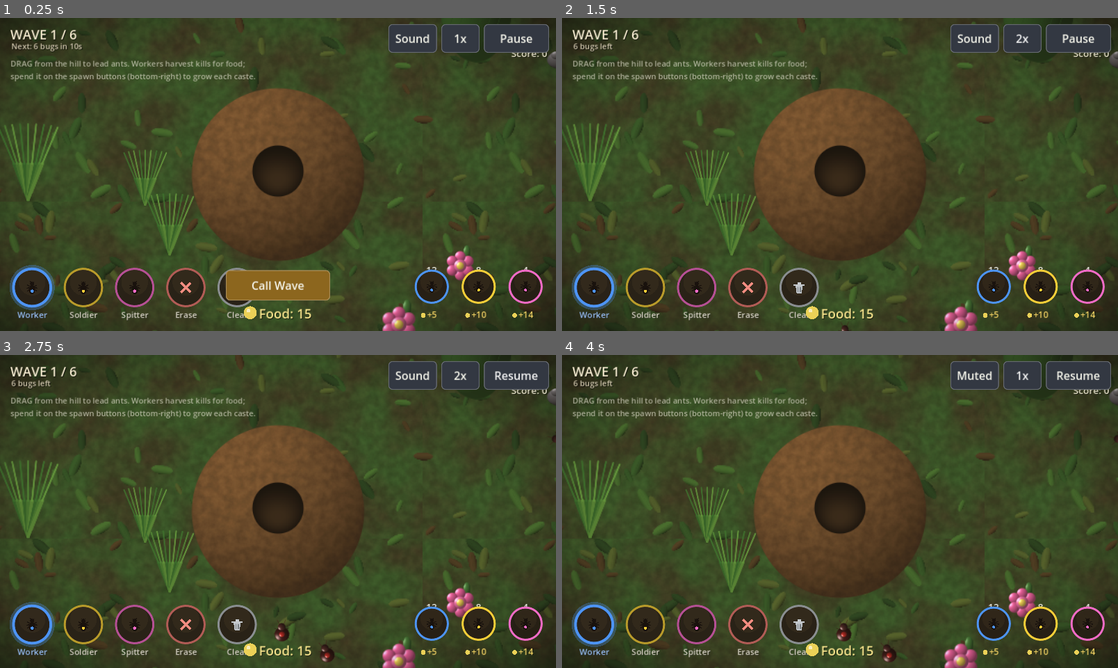
Above: before the commit, frames 1-4 (two rows, left to right).
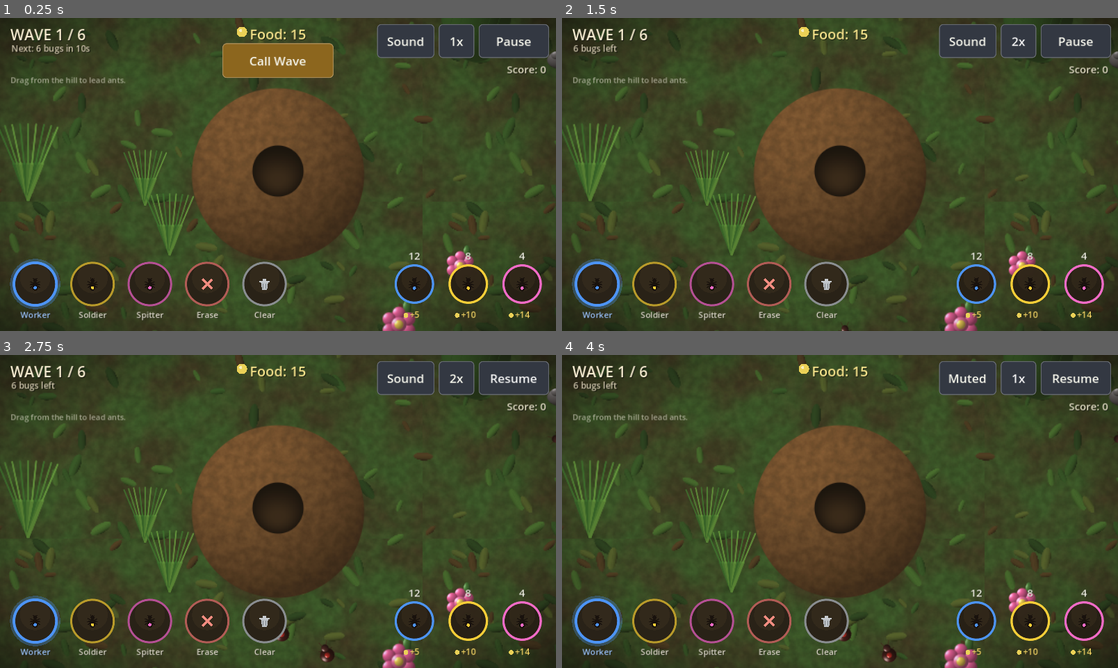
Above: after the commit, the same moments.

Repository: getarsenal/colony-commander
Game: Godot game, scene res://scenes/Main.tscn
Same seed, same stepped clock (60 frames per second), same inputs: the game is played once before the commit and once after it.
Inputs:
- Up to frame 1 (0.25 s): no input
- Up to frame 2 (1.5 s): click "Call Wave" at 0.5 s; click "1x" at 1.25 s
- Up to frame 3 (2.75 s): click "Pause" at 2 s
- Up to frame 4 (4 s): click "Sound" at 2.75 s; click "2x" at 3.5 s

The runs differ from the first frame. In frame 1, 13% of the frame differs, in the area x 1-99%, y 2-97%; in frame 2, 9.8%; in frame 3, 9.8%; in frame 4, 9.8%.

Commit message:
Fix spitter stall + rework HUD layout (no overlaps, bigger)
- Spitter freeze: ranged hits no longer pin enemies (take_damage(amount, melee).
  Only melee (soldiers) stops a bug in place; spitter fire softens advancing
  bugs without freezing them mid-field, so spitter columns stop jamming.
- HUD: moved resources/info to the top (Food top-centre, Score under the
  top-right buttons, Call-Wave top-centre) and kept only the caste (bottom-left)
  and spawn (bottom-right) panels at the bottom — fixes Score/button overlap and
  the bottom-centre crowding at both 16:9 and 4:3.
- Bigger controls: larger top buttons + caste/spawn buttons.
- Dropped the per-delivery "+food" toast (counter suffices) to stop toast spam.
- Shortened the onboarding hint.

Verified clean at 844x390 and 1024x768 via xvfb renders. Parses clean; smoke
clean; web exported.

https://claude.ai/code/session_011hkUGhTeefueTvzyEjhAPX

Diff:
--- a/scenes/main.gd
+++ b/scenes/main.gd
@@ -126,10 +126,10 @@
 	layer.layer = 4
 	add_child(layer)
 	_hint = Label.new()
-	_hint.position = Vector2(24, 92)
+	_hint.position = Vector2(24, 130)
 	_hint.add_theme_font_size_override("font_size", 18)
-	_hint.add_theme_color_override("font_color", Color(0.86, 0.85, 0.78, 0.7))
-	_hint.text = "DRAG from the hill to lead ants. Workers harvest kills for food;\nspend it on the spawn buttons (bottom-right) to grow each caste."
+	_hint.add_theme_color_override("font_color", Color(0.86, 0.85, 0.78, 0.65))
+	_hint.text = "Drag from the hill to lead ants."
 	layer.add_child(_hint)
 
 func _process(_delta: float) -> void:
--- a/sim/ant.gd
+++ b/sim/ant.gd
@@ -304,8 +304,7 @@
 func _arrive_home() -> void:
 	if carrying and colony != null:
 		colony.add_food(carry_value)
-		if colony.fx != null:
-			colony.fx.popup(colony.hill_pos + Vector2(0, -30), "+%d" % carry_value, Color(0.95, 0.85, 0.35))
+		# (no per-delivery toast — the Food counter shows income; avoids toast spam)
 		carrying = false
 		carry_value = 0
 	if colony != null:
--- a/sim/enemy.gd
+++ b/sim/enemy.gd
@@ -124,12 +124,13 @@
 	position += to_hill / d * speed * delta
 	rotation = to_hill.angle()
 
-func take_damage(amount: float) -> void:
+func take_damage(amount: float, melee := true) -> void:
 	if state == State.IDLE:
 		return
 	hp -= amount
 	_hit_flash = 0.12
-	_dmg_timer = 0.0   # being hurt -> stop and fight back
+	if melee:
+		_dmg_timer = 0.0   # only a melee blocker pins a bug; ranged fire doesn't stall it
 	if hp <= 0.0:
 		_die()
 
--- a/sim/projectile.gd
+++ b/sim/projectile.gd
@@ -51,7 +51,7 @@
 		return
 	if is_instance_valid(_target) and _target.is_alive() \
 			and position.distance_to(_target.position) <= HIT_RADIUS:
-		_target.take_damage(DAMAGE)
+		_target.take_damage(DAMAGE, false)  # ranged: damages but doesn't pin the bug
 		if director != null:
 			director.splash(position)
 		_despawn()
--- a/ui/caste_button.gd
+++ b/ui/caste_button.gd
@@ -8,9 +8,9 @@
 
 enum Kind { CASTE, ERASE, CLEAR }
 
-const W := 104.0
-const HT := 128.0
-const RAD := 44.0
+const W := 118.0
+const HT := 142.0
+const RAD := 50.0
 
 var kind: int = Kind.CASTE
 var caste_type: int = 0
--- a/ui/hud.gd
+++ b/ui/hud.gd
@@ -34,16 +34,16 @@
 	_topbar.mouse_filter = Control.MOUSE_FILTER_IGNORE
 	add_child(_topbar)
 
-	_call_btn = _make_button("Call Wave", Color(0.55, 0.40, 0.12), Vector2(240, 70))
+	_call_btn = _make_button("Call Wave", Color(0.55, 0.40, 0.12), Vector2(256, 80))
 	_call_btn.pressed.connect(_on_call)
 	add_child(_call_btn)
-	_speed_btn = _make_button("1x", Color(0.20, 0.22, 0.26), Vector2(88, 66))
+	_speed_btn = _make_button("1x", Color(0.20, 0.22, 0.26), Vector2(82, 78))
 	_speed_btn.pressed.connect(_on_speed)
 	add_child(_speed_btn)
-	_pause_btn = _make_button("Pause", Color(0.20, 0.22, 0.26), Vector2(150, 66))
+	_pause_btn = _make_button("Pause", Color(0.20, 0.22, 0.26), Vector2(162, 78))
 	_pause_btn.pressed.connect(_on_pause)
 	add_child(_pause_btn)
-	_mute_btn = _make_button("Sound", Color(0.20, 0.22, 0.26), Vector2(112, 66))
+	_mute_btn = _make_button("Sound", Color(0.20, 0.22, 0.26), Vector2(132, 78))
 	_mute_btn.pressed.connect(_on_mute)
 	add_child(_mute_btn)
 
@@ -68,7 +68,7 @@
 	_overlay_sub.add_theme_color_override("font_color", Color(0.85, 0.85, 0.8))
 	_overlay.add_child(_overlay_sub)
 
-	_restart_btn = _make_button("Restart Level", Color(0.30, 0.45, 0.30), Vector2(300, 78))
+	_restart_btn = _make_button("Restart Level", Color(0.30, 0.45, 0.30), Vector2(330, 88))
 	_restart_btn.pressed.connect(_on_restart)
 	_overlay.add_child(_restart_btn)
 
@@ -82,9 +82,9 @@
 	_speed_btn.position = Vector2(_pause_btn.position.x - _speed_btn.size.x - 10, 14)
 	_mute_btn.position = Vector2(_speed_btn.position.x - _mute_btn.size.x - 10, 14)
 
-	# Call Wave: only during prep, just above the food readout
+	# Call Wave: only during prep, centred near the top (below the Food readout)
 	_call_btn.visible = director.is_prep()
-	_call_btn.position = Vector2((vp.x - _call_btn.size.x) * 0.5, vp.y - 140)
+	_call_btn.position = Vector2((vp.x - _call_btn.size.x) * 0.5, 58)
 
 	# win/lose overlay
 	if director.is_victory() or director.is_defeat():
@@ -147,7 +147,7 @@
 	b.custom_minimum_size = min_size
 	b.size = min_size
 	b.focus_mode = Control.FOCUS_NONE
-	b.add_theme_font_size_override("font_size", 26)
+	b.add_theme_font_size_override("font_size", 28)
 	b.add_theme_color_override("font_color", Color(0.96, 0.96, 0.92))
 	var sb := StyleBoxFlat.new()
 	sb.bg_color = bg
--- a/ui/hud_topbar.gd
+++ b/ui/hud_topbar.gd
@@ -1,6 +1,6 @@
 ## Minimal corner HUD (modelled on the original's clean layout): wave info
-## top-left, score top-right, food bottom-centre. The hill's health shows as a
-## small red bar by the mound (drawn in the world), so the top stays clear.
+## top-left, food top-centre, score top-right (under the buttons). The hill's
+## health shows as a small red bar by the mound (drawn in the world).
 extends Control
 
 var colony = null
@@ -22,32 +22,32 @@
 	if colony == null or director == null:
 		return
 	var w := size.x
-	var h := size.y
 	var f := _font()
 
 	# --- wave (top-left) ---
 	if director.is_victory():
-		_text(f, Vector2(24, 18), "LEVEL CLEARED", 30, Color(0.6, 0.95, 0.6))
+		_text(f, Vector2(24, 16), "LEVEL CLEARED", 34, Color(0.6, 0.95, 0.6))
 	elif director.is_defeat():
-		_text(f, Vector2(24, 18), "HILL OVERRUN", 30, Color(0.95, 0.45, 0.4))
+		_text(f, Vector2(24, 16), "HILL OVERRUN", 34, Color(0.95, 0.45, 0.4))
 	else:
 		var shown = min(director.wave_index + 1, director.total_waves())
-		_text(f, Vector2(24, 16), "WAVE %d / %d" % [shown, director.total_waves()], 30, Color(0.97, 0.93, 0.82))
+		_text(f, Vector2(24, 14), "WAVE %d / %d" % [shown, director.total_waves()], 34, Color(0.97, 0.93, 0.82))
 		var sub := ""
 		if director.is_prep():
 			sub = "Next: %d bugs in %ds" % [director.incoming_preview(), int(ceil(director.prep_timer))]
 		else:
 			sub = "%d bugs left" % director.enemies_remaining()
-		_text(f, Vector2(26, 52), sub, 18, Color(0.82, 0.78, 0.68))
+		_text(f, Vector2(26, 56), sub, 20, Color(0.82, 0.78, 0.68))
 
-	# --- score (top-right, below the buttons) ---
-	var score: int = director.enemies_killed * 10
-	var score_str := "Score: %d" % score
-	var sw := f.get_string_size(score_str, HORIZONTAL_ALIGNMENT_LEFT, -1, 22).x
-	_text(f, Vector2(w - 20 - sw, 66), score_str, 22, Color(0.92, 0.90, 0.80))
+	# --- food (top-centre, with a pellet) ---
+	var fs := "Food: %d" % colony.food
+	var fw := f.get_string_size(fs, HORIZONTAL_ALIGNMENT_LEFT, -1, 32).x
+	var fcx := w * 0.5
+	draw_circle(Vector2(fcx - fw * 0.5 - 18, 32), 12, Color(0.92, 0.82, 0.34))
+	draw_circle(Vector2(fcx - fw * 0.5 - 21, 29), 3.5, Color(1, 1, 1, 0.6))
+	_text(f, Vector2(fcx - fw * 0.5, 14), fs, 32, Color(0.97, 0.90, 0.55))
 
-	# --- food (bottom-centre) ---
-	var fy := h - 62
-	draw_circle(Vector2(w * 0.5 - 64, fy + 20), 15, Color(0.92, 0.82, 0.34))
-	draw_circle(Vector2(w * 0.5 - 68, fy + 15), 4.5, Color(1, 1, 1, 0.6))
-	_text(f, Vector2(w * 0.5 - 44, fy), "Food: %d" % colony.food, 30, Color(0.97, 0.90, 0.55), HORIZONTAL_ALIGNMENT_LEFT)
+	# --- score (top-right, under the control buttons) ---
+	var ss := "Score: %d" % (director.enemies_killed * 10)
+	var sw := f.get_string_size(ss, HORIZONTAL_ALIGNMENT_LEFT, -1, 24).x
+	_text(f, Vector2(w - 22 - sw, 100), ss, 24, Color(0.90, 0.88, 0.78))
--- a/ui/spawn_button.gd
+++ b/ui/spawn_button.gd
@@ -6,9 +6,9 @@
 
 signal buy
 
-const W := 96.0
-const HT := 130.0
-const RAD := 38.0
+const W := 112.0
+const HT := 150.0
+const RAD := 44.0
 
 var caste_type: int = 0
 var accent := Color.WHITE
@@ -31,20 +31,20 @@
 func _draw() -> void:
 	var f := ThemeDB.fallback_font
 	var dim := 1.0 if affordable else 0.45
-	var c := Vector2(size.x * 0.5, 50.0)
+	var c := Vector2(size.x * 0.5, 64.0)
 
 	# count (top)
 	if f != null:
 		var cs := str(count)
-		var cw := f.get_string_size(cs, HORIZONTAL_ALIGNMENT_LEFT, -1, 22).x
-		draw_string(f, Vector2((size.x - cw) * 0.5 + 1, 21), cs, HORIZONTAL_ALIGNMENT_LEFT, -1, 22, Color(0, 0, 0, 0.6))
-		draw_string(f, Vector2((size.x - cw) * 0.5, 20), cs, HORIZONTAL_ALIGNMENT_LEFT, -1, 22, Color(0.95, 0.95, 0.9, dim))
+		var cw := f.get_string_size(cs, HORIZONTAL_ALIGNMENT_LEFT, -1, 24).x
+		draw_string(f, Vector2((size.x - cw) * 0.5 + 1, 9), cs, HORIZONTAL_ALIGNMENT_LEFT, -1, 24, Color(0, 0, 0, 0.6))
+		draw_string(f, Vector2((size.x - cw) * 0.5, 8), cs, HORIZONTAL_ALIGNMENT_LEFT, -1, 24, Color(0.95, 0.95, 0.9, dim))
 
 	# disc + ring
 	draw_circle(c, RAD, Color(0.15, 0.12, 0.08, 0.97 * (0.7 + 0.3 * dim)))
 	draw_circle(c - Vector2(0, RAD * 0.3), RAD * 0.68, Color(0.21, 0.17, 0.11, 0.6 * dim))
-	draw_arc(c, RAD - 1.0, 0.0, TAU, 36, Color(accent, dim), 3.5, true)
-	_draw_ant(c, 1.3, dim)
+	draw_arc(c, RAD - 1.0, 0.0, TAU, 36, Color(accent, dim), 4.0, true)
+	_draw_ant(c, 1.55, dim)
 
 	# cost (bottom) with a little food pip
 	if f != null:
